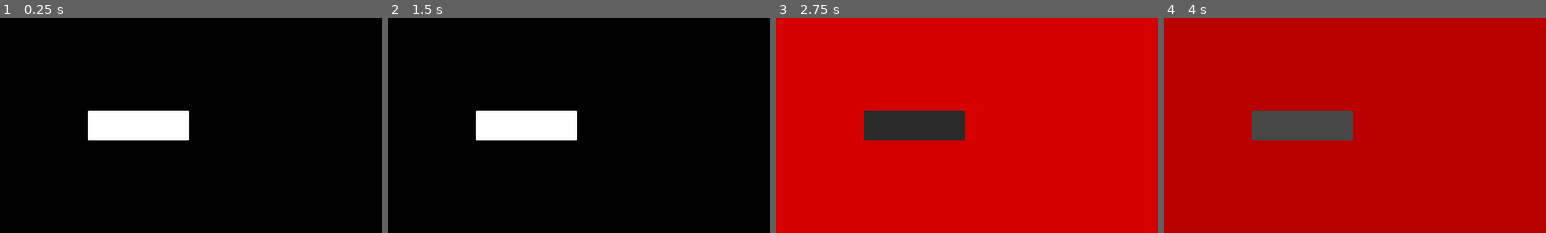
Above: before the commit, frames 1-4 (left to right).
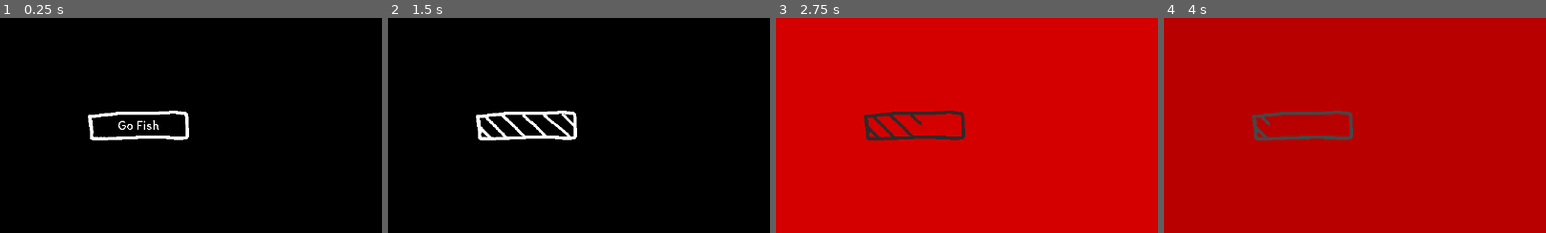
Above: after the commit, the same moments.

Repository: rilifon/A-Fera-Que-Habita-Em-Mim
Game: Godot game, scene res://MainScene.tscn
Two runs of this game, one before a commit and one after it. Both use one fixed random seed, a clock stepped at 60 frames per second and the inputs below.
Inputs (mouse positions are % of the whole screen's width and height, from its top left):
- Up to frame 1 (0.25 s): no input
- Up to frame 2 (1.5 s): click "Go Fish" at 0.5 s; click (18, 37) at 1.25 s, where only the run before the commit has a clickable "Go Fish"
- Up to frame 3 (2.75 s): tap Enter at 2 s; move the mouse to (72, 45) at 2.02 s; hold Right (ui_right) from 2.03 s (still down)
- Up to frame 4 (4 s): move the mouse to (30, 55) at 2.77 s; release Right (ui_right) at 2.78 s; hold Left (ui_left) 2.78-3.53 s; move the mouse to (60, 28) at 3.52 s; hold Right (ui_right) from 3.53 s (still down)
The pictures show only the part of the screen within x 0-50%, y 12-62%; the shares and areas given below are measured in that part.

The runs differ from the first frame. In frame 1, 3.0% of the frame differs, in the area x 23-50%, y 43-58%; in frame 2, 2.6%; in frame 3, 2.6%; in frame 4, 2.7%.

Commit message:
Cooldown on buttons + audio

Diff:
--- a/project/Button.gd
+++ b/project/Button.gd
@@ -1,5 +1,4 @@
 tool
-
 extends Control
 
 export var cooldown = 0
@@ -18,16 +17,27 @@
 	"incremental_cost" : 20,
 	"exponential_progression": 1.2
 }
-
 signal acted
 
+const HOVER_SCALE = 1.1
+const SCALE_SPEED = 3
+
 var player = null
+var hovered = false
 var on_cooldown := false
-
 
 # Called when the node enters the scene tree for the first time.
 func _ready():
 	$Button.text = text
+
+
+func _process(dt):
+	if hovered and not $Button.disabled:
+		$Button.rect_scale.x = min($Button.rect_scale.x + SCALE_SPEED*dt, HOVER_SCALE)
+		$Button.rect_scale.y = min($Button.rect_scale.y + SCALE_SPEED*dt, HOVER_SCALE)
+	else:
+		$Button.rect_scale.x = max($Button.rect_scale.x - SCALE_SPEED*dt, 1.0)
+		$Button.rect_scale.y = max($Button.rect_scale.y - SCALE_SPEED*dt, 1.0)
 
 
 func set_player(player_ref):
@@ -39,17 +49,19 @@
 
 
 func error():
-	pass
+	AudioManager.play_sfx("error_button")
 
 
 func start_cooldown():
 	if not on_cooldown:
 		$Button.disabled = true
 		on_cooldown = true
-		yield(get_tree().create_timer(cooldown), "timeout")
+		$Cooldown/TextureRect/AnimationPlayer.playback_speed = 1.0/cooldown
+		$Cooldown/TextureRect/AnimationPlayer.play("Cooldown")
+		yield($Cooldown/TextureRect/AnimationPlayer, "animation_finished")
+		$Cooldown/TextureRect/AnimationPlayer.play("Idle")
 		$Button.disabled = false
 		on_cooldown = false
-		#$CooldownTween.interpolate_property()
 
 
 func _on_Button_pressed():
@@ -59,6 +71,7 @@
 		else:
 			error()
 			return
+	AudioManager.play_sfx("click_button")
 	if reward_resource.active:
 		player.get(reward_resource.type, reward_resource.amount)
 	else:
@@ -66,3 +79,14 @@
 
 	if cooldown:
 		start_cooldown()
+
+
+
+func _on_Button_mouse_entered():
+	if not $Button.disabled:
+		hovered = true
+		AudioManager.play_sfx("hover_button")
+
+
+func _on_Button_mouse_exited():
+	hovered = false
--- a/project/Button.tscn
+++ b/project/Button.tscn
@@ -1,7 +1,39 @@
-[gd_scene load_steps=3 format=2]
+[gd_scene load_steps=6 format=2]
 
 [ext_resource path="res://Button.gd" type="Script" id=1]
 [ext_resource path="res://general_theme.tres" type="Theme" id=2]
+[ext_resource path="res://assets/images/buttons/button_disabled.png" type="Texture" id=3]
+
+[sub_resource type="Animation" id=1]
+resource_name = "Cooldown"
+tracks/0/type = "value"
+tracks/0/path = NodePath("..:rect_size")
+tracks/0/interp = 1
+tracks/0/loop_wrap = true
+tracks/0/imported = false
+tracks/0/enabled = true
+tracks/0/keys = {
+"times": PoolRealArray( 0, 0.2, 1 ),
+"transitions": PoolRealArray( 1, 1, 1 ),
+"update": 0,
+"values": [ Vector2( 171, 65 ), Vector2( 171, 65 ), Vector2( 0, 65 ) ]
+}
+
+[sub_resource type="Animation" id=2]
+resource_name = "Idle"
+length = 0.1
+tracks/0/type = "value"
+tracks/0/path = NodePath("..:rect_size")
+tracks/0/interp = 1
+tracks/0/loop_wrap = true
+tracks/0/imported = false
+tracks/0/enabled = true
+tracks/0/keys = {
+"times": PoolRealArray( 0 ),
+"transitions": PoolRealArray( 1 ),
+"update": 0,
+"values": [ Vector2( 0, 65 ) ]
+}
 
 [node name="Button" type="Control"]
 anchor_right = 1.0
@@ -11,7 +43,6 @@
 __meta__ = {
 "_edit_use_anchors_": false
 }
-cooldown = false
 reward_resource = {
 "active": false,
 "amount": 0,
@@ -29,12 +60,36 @@
 [node name="Button" type="Button" parent="."]
 margin_right = 170.0
 margin_bottom = 50.0
-text = "Test"
+rect_min_size = Vector2( 170, 50 )
+rect_pivot_offset = Vector2( 85, 25 )
+text = "test"
 __meta__ = {
 "_edit_use_anchors_": false
 }
 
-[node name="AnimationPlayer" type="AnimationPlayer" parent="."]
+[node name="Cooldown" type="ColorRect" parent="."]
+margin_right = 171.0
+margin_bottom = 50.0
+rect_clip_content = true
+mouse_filter = 2
+__meta__ = {
+"_edit_use_anchors_": false
+}
 
-[node name="CooldownTween" type="Tween" parent="."]
+[node name="TextureRect" type="TextureRect" parent="Cooldown"]
+margin_right = 171.0
+margin_bottom = 50.0
+mouse_filter = 2
+texture = ExtResource( 3 )
+expand = true
+__meta__ = {
+"_edit_use_anchors_": false
+}
+
+[node name="AnimationPlayer" type="AnimationPlayer" parent="Cooldown/TextureRect"]
+autoplay = "Idle"
+anims/Cooldown = SubResource( 1 )
+anims/Idle = SubResource( 2 )
+[connection signal="mouse_entered" from="Button" to="." method="_on_Button_mouse_entered"]
+[connection signal="mouse_exited" from="Button" to="." method="_on_Button_mouse_exited"]
 [connection signal="pressed" from="Button" to="." method="_on_Button_pressed"]
--- a/project/MainScene.tscn
+++ b/project/MainScene.tscn
@@ -24,7 +24,7 @@
 margin_top = 240.22
 margin_right = 147.462
 margin_bottom = 240.22
-cooldown = 1
+cooldown = 4
 text = "Go Fish"
 id = "fishing"
 reward_resource = {
@@ -47,6 +47,7 @@
 anchor_bottom = 1.0
 margin_right = 1280.0
 margin_bottom = 720.0
+mouse_filter = 2
 __meta__ = {
 "_edit_use_anchors_": false
 }
--- /dev/null
+++ b/project/assets/audio/SFX.gd
@@ -0,0 +1,7 @@
+extends Reference
+
+export var asset : AudioStream
+export var base_db := 0.0
+export var random_db_var := 0.0
+export var base_pitch := 1.0
+export var random_pitch_var := 0.0
--- /dev/null
+++ b/project/assets/audio/sfxs_res/click_button.tres
@@ -0,0 +1,12 @@
+[gd_resource type="Resource" load_steps=3 format=2]
+
+[ext_resource path="res://assets/audio/sfxs/click_button.wav" type="AudioStream" id=1]
+[ext_resource path="res://assets/audio/SFX.gd" type="Script" id=2]
+
+[resource]
+script = ExtResource( 2 )
+asset = ExtResource( 1 )
+base_db = -12.0
+random_db_var = 2.0
+base_pitch = 1.0
+random_pitch_var = 0.1
--- /dev/null
+++ b/project/assets/audio/sfxs_res/error_button.tres
@@ -0,0 +1,12 @@
+[gd_resource type="Resource" load_steps=3 format=2]
+
+[ext_resource path="res://assets/audio/sfxs/button_error.wav" type="AudioStream" id=1]
+[ext_resource path="res://assets/audio/SFX.gd" type="Script" id=2]
+
+[resource]
+script = ExtResource( 2 )
+asset = ExtResource( 1 )
+base_db = -12.0
+random_db_var = 2.0
+base_pitch = 1.0
+random_pitch_var = 0.1
--- /dev/null
+++ b/project/assets/audio/sfxs_res/hover_button.tres
@@ -0,0 +1,12 @@
+[gd_resource type="Resource" load_steps=3 format=2]
+
+[ext_resource path="res://assets/audio/sfxs/hover_button.wav" type="AudioStream" id=1]
+[ext_resource path="res://assets/audio/SFX.gd" type="Script" id=2]
+
+[resource]
+script = ExtResource( 2 )
+asset = ExtResource( 1 )
+base_db = -12.0
+random_db_var = 2.0
+base_pitch = 1.0
+random_pitch_var = 0.1
--- /dev/null
+++ b/project/audio/AudioManager.gd
@@ -0,0 +1,68 @@
+extends Node
+
+#Bus
+enum {MASTER_BUS, BGM_BUS, SFX_BUS}
+
+#SFX
+const MAX_SFXS = 10
+const SFX_PATH = "res://assets/audio/sfxs_res/"
+onready var SFXS = {}
+onready var CUR_IDLE_SFX = {}
+
+var cur_sfx_player := 1
+
+func _ready():
+	setup_sfxs()
+
+func setup_sfxs():
+	var dir = Directory.new()
+	if dir.open(SFX_PATH) == OK:
+		dir.list_dir_begin()
+		var file_name = dir.get_next()
+		while file_name != "":
+			if not dir.current_is_dir() and file_name != "." and file_name != "..":
+				#Found enemy sfx file, creating data on memory
+				SFXS[file_name.replace(".tres", "")] = load(SFX_PATH + file_name)
+
+			file_name = dir.get_next()
+	else:
+		push_error("An error occurred when trying to access sfxs path.")
+		assert(false)
+
+func get_sfx_player():
+	var player = $SFXS.get_node("SFXPlayer"+str(cur_sfx_player))
+	cur_sfx_player = (cur_sfx_player%MAX_SFXS) + 1
+	return player
+
+func has_sfx(name: String):
+	return SFXS.has(name)
+
+func play_sfx(name: String, override_pitch = false):
+	if not SFXS.has(name):
+		push_error("Not a valid sfx name: " + name)
+		assert(false)
+	var sfx = SFXS[name]
+	var player = get_sfx_player()
+	player.stop()
+
+	player.stream.audio_stream = sfx.asset
+
+	randomize()
+	var vol = sfx.base_db + rand_range(-sfx.random_db_var, sfx.random_db_var)
+	player.volume_db = vol
+
+	if override_pitch:
+		override_pitch = max(override_pitch, 0.001)
+		player.pitch_scale = override_pitch
+	else:
+		player.pitch_scale = sfx.base_pitch
+	player.stream.random_pitch = 1.0 + sfx.random_pitch_var
+
+	player.play()
+
+
+func get_sfx_duration(name: String):
+	if not SFXS.has(name):
+		push_error("Not a valid sfx name: " + name)
+		assert(false)
+	return SFXS[name].asset.get_length()
--- /dev/null
+++ b/project/audio/AudioManager.tscn
@@ -0,0 +1,79 @@
+[gd_scene load_steps=12 format=2]
+
+[ext_resource path="res://audio/AudioManager.gd" type="Script" id=1]
+
+[sub_resource type="AudioStreamRandomPitch" id=1]
+random_pitch = 1.0
+
+[sub_resource type="AudioStreamRandomPitch" id=2]
+random_pitch = 1.0
+
+[sub_resource type="AudioStreamRandomPitch" id=3]
+random_pitch = 1.0
+
+[sub_resource type="AudioStreamRandomPitch" id=4]
+random_pitch = 1.0
+
+[sub_resource type="AudioStreamRandomPitch" id=5]
+random_pitch = 1.0
+
+[sub_resource type="AudioStreamRandomPitch" id=6]
+random_pitch = 1.0
+
+[sub_resource type="AudioStreamRandomPitch" id=7]
+random_pitch = 1.0
+
+[sub_resource type="AudioStreamRandomPitch" id=8]
+random_pitch = 1.0
+
+[sub_resource type="AudioStreamRandomPitch" id=9]
+random_pitch = 1.0
+
+[sub_resource type="AudioStreamRandomPitch" id=10]
+random_pitch = 1.0
+
+[node name="AudioManager" type="Node"]
+pause_mode = 2
+script = ExtResource( 1 )
+
+[node name="SFXS" type="Node" parent="."]
+
+[node name="SFXPlayer1" type="AudioStreamPlayer" parent="SFXS"]
+stream = SubResource( 1 )
+bus = "SFX"
+
+[node name="SFXPlayer2" type="AudioStreamPlayer" parent="SFXS"]
+stream = SubResource( 2 )
+bus = "SFX"
+
+[node name="SFXPlayer3" type="AudioStreamPlayer" parent="SFXS"]
+stream = SubResource( 3 )
+bus = "SFX"
+
+[node name="SFXPlayer4" type="AudioStreamPlayer" parent="SFXS"]
+stream = SubResource( 4 )
+bus = "SFX"
+
+[node name="SFXPlayer5" type="AudioStreamPlayer" parent="SFXS"]
+stream = SubResource( 5 )
+bus = "SFX"
+
+[node name="SFXPlayer6" type="AudioStreamPlayer" parent="SFXS"]
+stream = SubResource( 6 )
+bus = "SFX"
+
+[node name="SFXPlayer7" type="AudioStreamPlayer" parent="SFXS"]
+stream = SubResource( 7 )
+bus = "SFX"
+
+[node name="SFXPlayer8" type="AudioStreamPlayer" parent="SFXS"]
+stream = SubResource( 8 )
+bus = "SFX"
+
+[node name="SFXPlayer9" type="AudioStreamPlayer" parent="SFXS"]
+stream = SubResource( 9 )
+bus = "SFX"
+
+[node name="SFXPlayer10" type="AudioStreamPlayer" parent="SFXS"]
+stream = SubResource( 10 )
+bus = "SFX"
--- /dev/null
+++ b/project/default_bus_layout.tres
@@ -0,0 +1,15 @@
+[gd_resource type="AudioBusLayout" format=2]
+
+[resource]
+bus/1/name = "BGM"
+bus/1/solo = false
+bus/1/mute = false
+bus/1/bypass_fx = false
+bus/1/volume_db = 0.0
+bus/1/send = "Master"
+bus/2/name = "SFX"
+bus/2/solo = false
+bus/2/mute = false
+bus/2/bypass_fx = false
+bus/2/volume_db = 0.0
+bus/2/send = "Master"
--- a/project/general_theme.tres
+++ b/project/general_theme.tres
@@ -1,21 +1,39 @@
-[gd_resource type="Theme" load_steps=3 format=2]
+[gd_resource type="Theme" load_steps=8 format=2]
 
 [ext_resource path="res://assets/fonts/Itim-Regular.ttf" type="DynamicFontData" id=1]
+[ext_resource path="res://assets/images/buttons/button.png" type="Texture" id=2]
 
 [sub_resource type="DynamicFont" id=1]
+size = 22
 use_mipmaps = true
 use_filter = true
 font_data = ExtResource( 1 )
 
+[sub_resource type="StyleBoxTexture" id=2]
+texture = ExtResource( 2 )
+region_rect = Rect2( 0, 0, 171, 60 )
+
+[sub_resource type="StyleBoxTexture" id=4]
+texture = ExtResource( 2 )
+region_rect = Rect2( 0, 0, 171, 60 )
+
+[sub_resource type="StyleBoxTexture" id=3]
+texture = ExtResource( 2 )
+region_rect = Rect2( 0, 0, 171, 60 )
+
+[sub_resource type="StyleBoxTexture" id=5]
+texture = ExtResource( 2 )
+region_rect = Rect2( 0, 0, 171, 60 )
+
 [resource]
 Button/colors/font_color = Color( 0, 0, 0, 1 )
-Button/colors/font_color_disabled = Color( 0.9, 0.9, 0.9, 0.2 )
-Button/colors/font_color_hover = Color( 0.94, 0.94, 0.94, 1 )
-Button/colors/font_color_pressed = Color( 1, 1, 1, 1 )
+Button/colors/font_color_disabled = Color( 1, 1, 1, 0 )
+Button/colors/font_color_hover = Color( 0, 0, 0, 1 )
+Button/colors/font_color_pressed = Color( 0, 0, 0, 1 )
 Button/constants/hseparation = 2
 Button/fonts/font = SubResource( 1 )
-Button/styles/disabled = null
+Button/styles/disabled = SubResource( 2 )
 Button/styles/focus = null
-Button/styles/hover = null
-Button/styles/normal = null
-Button/styles/pressed = null
+Button/styles/hover = SubResource( 4 )
+Button/styles/normal = SubResource( 3 )
+Button/styles/pressed = SubResource( 5 )
--- a/project/project.godot
+++ b/project/project.godot
@@ -23,6 +23,7 @@
 
 BaitManager="*res://baits/BaitManager.gd"
 LootManager="*res://loot/LootManager.gd"
+AudioManager="*res://audio/AudioManager.tscn"
 
 [display]
 
Not shown, added: project/assets/audio/sfxs/button_error.wav.import
Not shown, added: project/assets/audio/sfxs/click_button.wav.import
Not shown, added: project/assets/audio/sfxs/hover_button.wav.import
Not shown, added: project/assets/audio/sfxs/button_error.wav
Not shown, added: project/assets/audio/sfxs/click_button.wav
Not shown, added: project/assets/audio/sfxs/hover_button.wav
